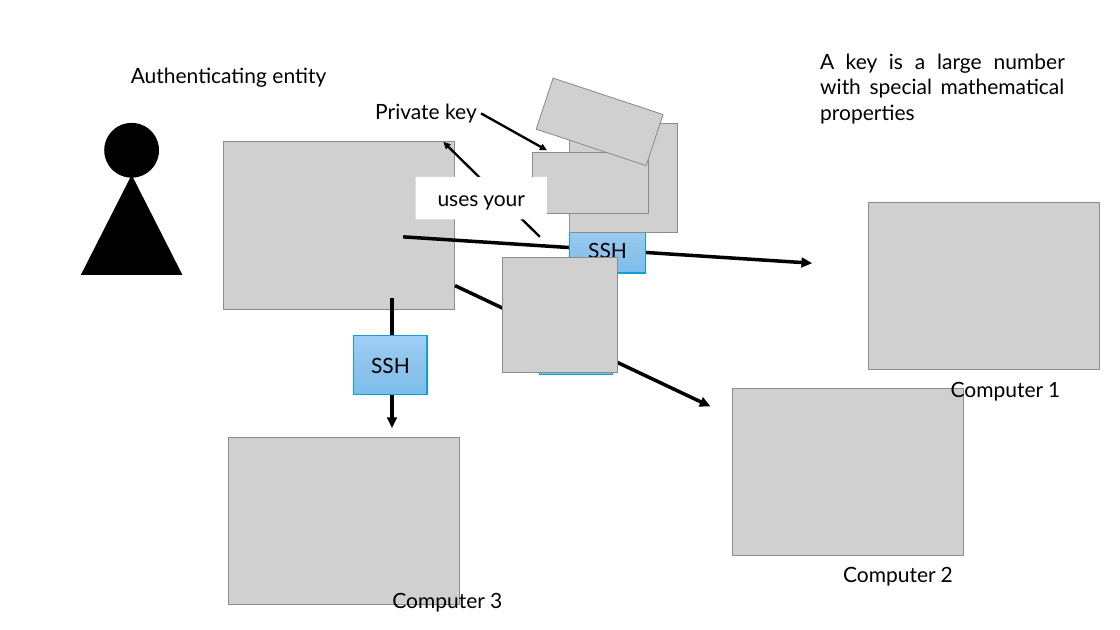
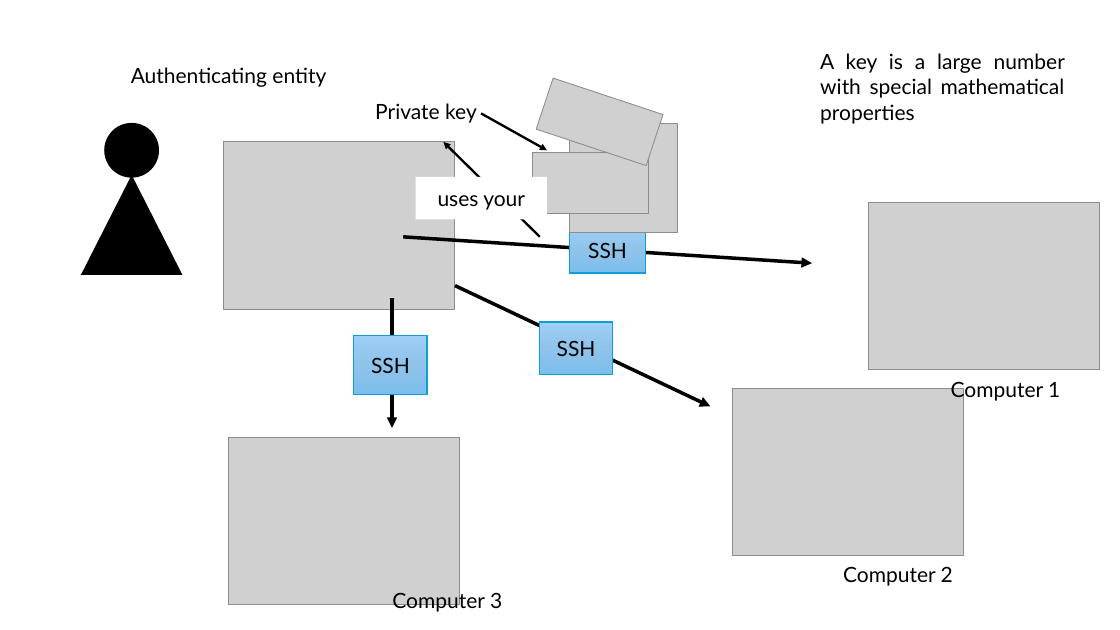
Before and after one commit to CarmenJohana/OverTheWire, a slide deck: slide 6 of Bandit/level13/SSH key authentication.pptx. Drawn at 1120x630 pixels with LibreOffice and Linux fonts; fonts in the diff are those of the drawing; grey boxes stand for pictures. Boxes give left, top, right and bottom in pixels: in the first picture for what was removed or moved away, otherwise in the second. Text is boxed around its words. In the diff, an @@ line names an element or a change of style, - is before the commit and + after.

```diff
--- a/Bandit/level13/SSH key authentication.pptx
+++ b/Bandit/level13/SSH key authentication.pptx
@@ picture removed at (502,257,618,373) @@
@@ text in rectangle at (557,340,596,356): text added @@
+SSH
```
